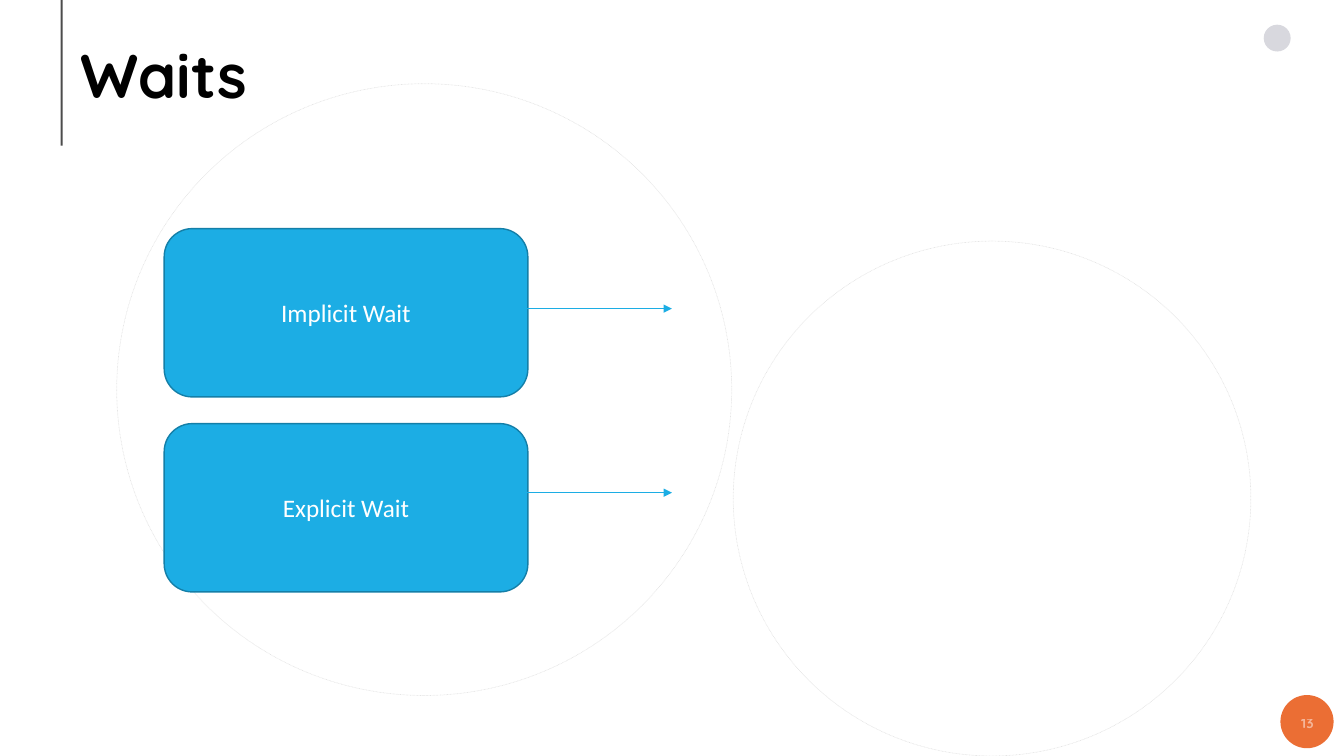
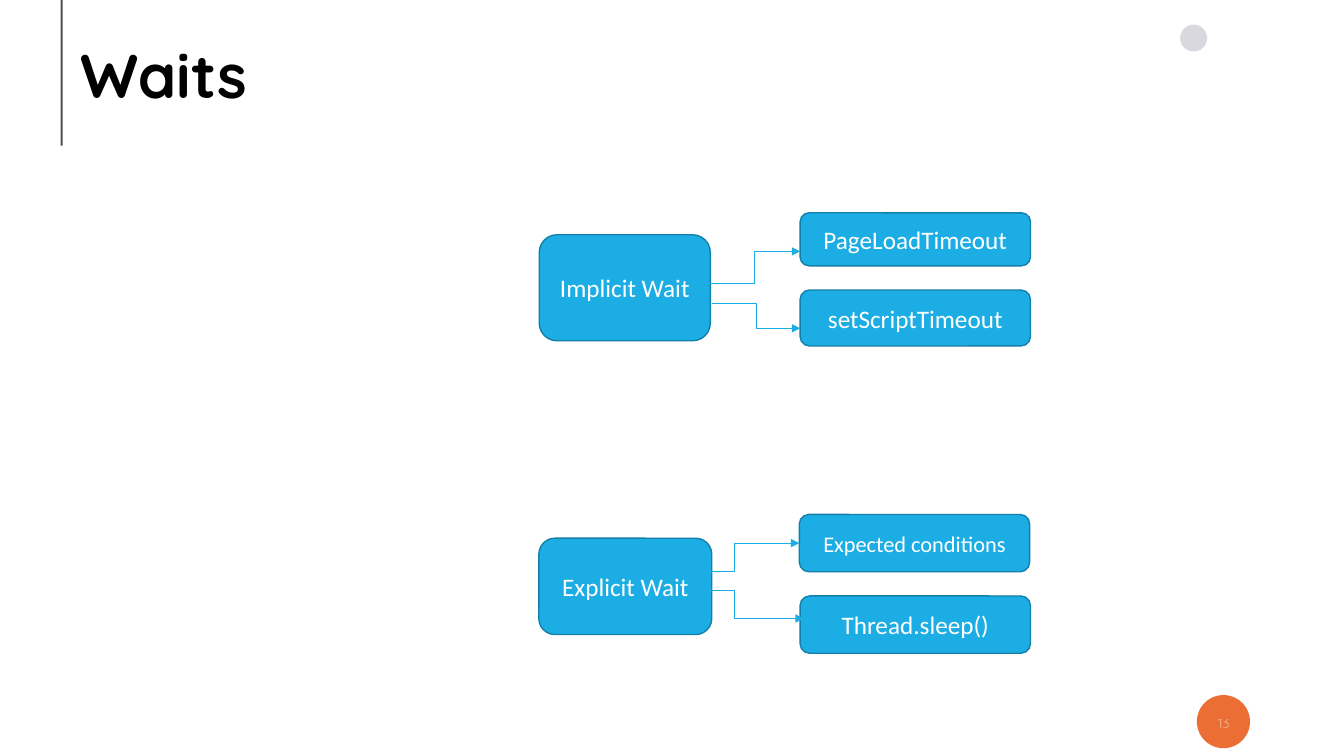
Before and after one commit to ashwinbalajiks/pragra-docs, a slide deck: slide 13 of Selenium/Pragra_Selenium_Draft.pptx. Drawn at 1344x756 pixels with LibreOffice and Linux fonts; fonts in the diff are those of the drawing; background and template pictures are left out. Boxes give left, top, right and bottom in pixels: in the first picture for what was removed or moved away, otherwise in the second. Text is boxed around its words. In the diff, an @@ line names an element or a change of style, - is before the commit and + after.

```diff
--- a/Selenium/Pragra_Selenium_Draft.pptx
+++ b/Selenium/Pragra_Selenium_Draft.pptx
@@ ellipse removed at box(117, 84, 732, 696) @@
@@ rounded rectangle "Implicit Wait": place and size @@
-rounded rectangle "Implicit Wait" at box(164, 229, 528, 397)
+rounded rectangle "Implicit Wait" at box(539, 235, 711, 341)
@@ rounded rectangle added at box(801, 213, 1031, 266), fill #1CADE4, outline #1580A9 1 pt, 18 pt, text #FFFFFF @@
+PageLoadTimeout
@@ elbow arrow added from (686, 283) to (801, 251), #1CADE4 0.5 pt @@
@@ ellipse removed at box(733, 241, 1251, 756) @@
@@ rounded rectangle added at box(801, 290, 1031, 347), fill #1CADE4, outline #1580A9 1 pt, 18 pt, text #FFFFFF @@
+setScriptTimeout
@@ arrow removed from (519, 309) to (673, 309) @@
@@ elbow arrow added from (712, 303) to (801, 329), #1CADE4 0.5 pt @@
@@ arrow removed from (519, 493) to (673, 493) @@
@@ rounded rectangle "Explicit Wait": place and size @@
-rounded rectangle "Explicit Wait" at box(164, 423, 528, 592)
+rounded rectangle "Explicit Wait" at box(539, 538, 713, 635)
@@ rounded rectangle added at box(800, 514, 1030, 572), fill #1CADE4, outline #1580A9 1 pt, 16 pt, text #FFFFFF @@
+Expected conditions
@@ elbow arrow added from (669, 572) to (800, 543), #1CADE4 0.5 pt @@
@@ elbow arrow added from (710, 591) to (804, 619), #1CADE4 0.5 pt @@
@@ rounded rectangle added at box(801, 596, 1031, 653), fill #1CADE4, outline #1580A9 1 pt, 18 pt, text #FFFFFF @@
+Thread.sleep()
@@ page number at box(1218, 719, 1230, 728): bold off @@
@@ 2 ellipses, 1 page number: place and size @@
-2 ellipses, 1 page number at box(1264, 25, 1334, 749)
+2 ellipses, 1 page number at box(1181, 25, 1250, 749)
```
Also in this commit, not shown: 2 slides added, 1 other file.
